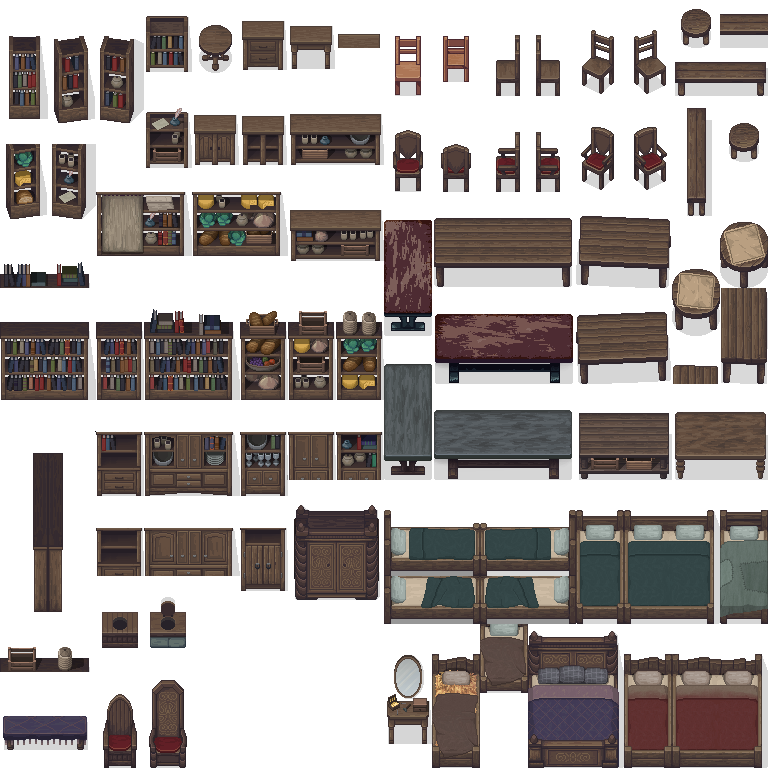
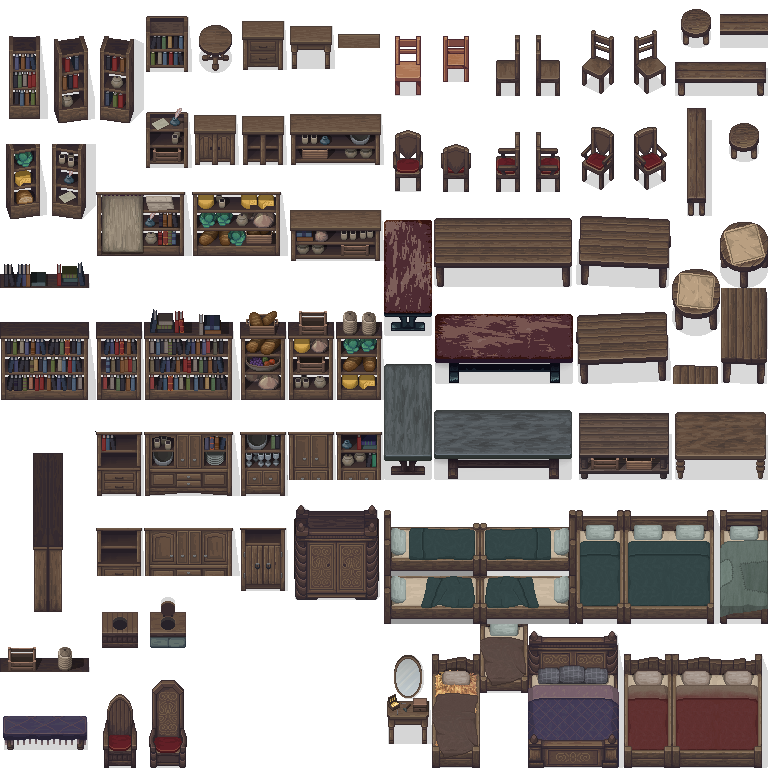
Before/after of a 768px x 768px layered artwork. What changed in the layer stack:
painted on "Big Table Front" over [528, 318, 531, 348]